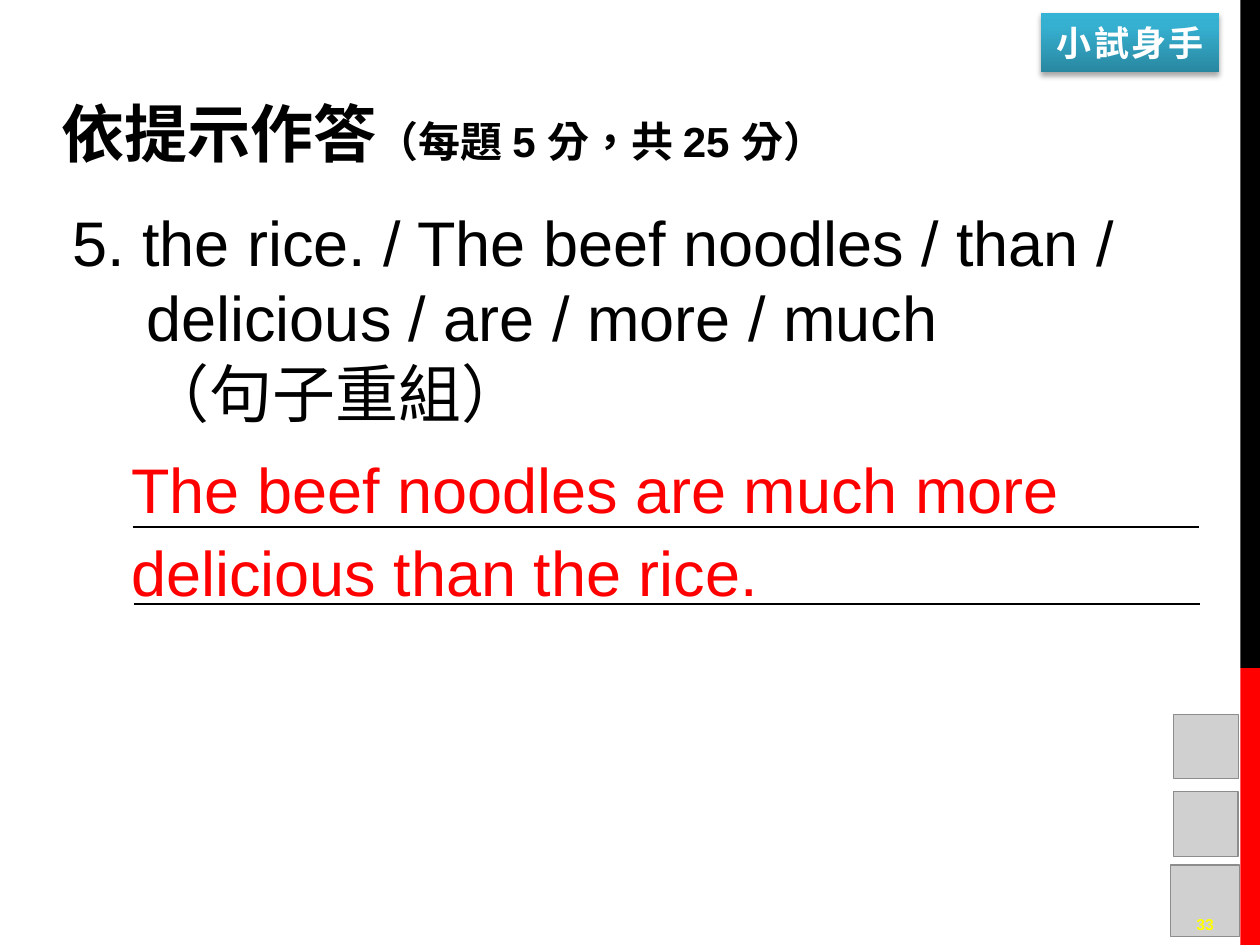
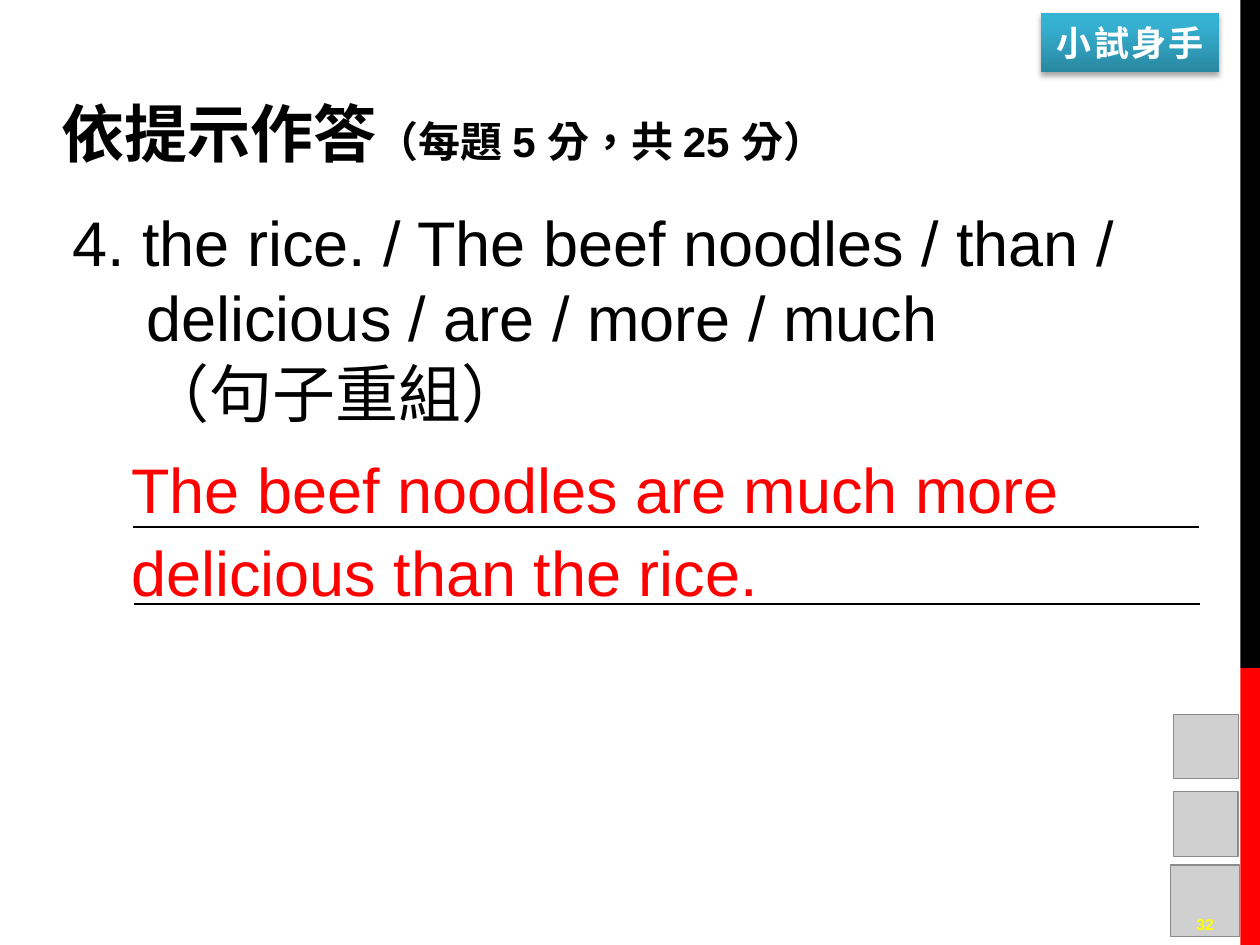
Before and after one commit to mousterchung/backup_data_from_desktop, a slide deck: slide 32 of 學校/國中/普通班/英語/八下課習講義/03講義-L01.pptx (slide 33 before the commit). Drawn at 1260x945 pixels with LibreOffice and Linux fonts; fonts in the diff are those of the drawing; grey boxes stand for pictures; background and template pictures are left out. Boxes give left, top, right and bottom in pixels: in the first picture for what was removed or moved away, otherwise in the second. Text is boxed around its words. In the diff, an @@ line names an element or a change of style, - is before the commit and + after.

```diff
--- a/學校/國中/普通班/英語/八下課習講義/03講義-L01.pptx
+++ b/學校/國中/普通班/英語/八下課習講義/03講義-L01.pptx
@@ text at bbox=[72, 220, 1079, 423]: text changed @@
-5. the rice. / The beef noodles / than / delicious / are / more / much
-（句子重組）
+4. the rice. / The beef noodles / than / delicious / are / more / much
+（句子重組）
@@ page number at bbox=[1196, 919, 1214, 930]: text changed @@
-33
+32
```
Also in this commit, not shown: 2 other slides changed, 1 slide removed.
